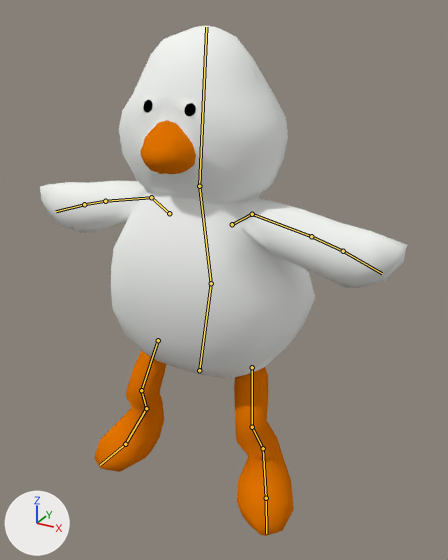
Renders of the Blender file Assets/Blender Models/Ducks/topping.blend from each side of a commit.
Both versions are drawn from a 50 mm lens placed at (1.2, -1.84, 2.02), pointed at (0.06, 0.25, 0.98). Every picture has the same lights, and +X, +Y and +Z are marked at lower left. The bones that bend it are drawn over the model as lines.
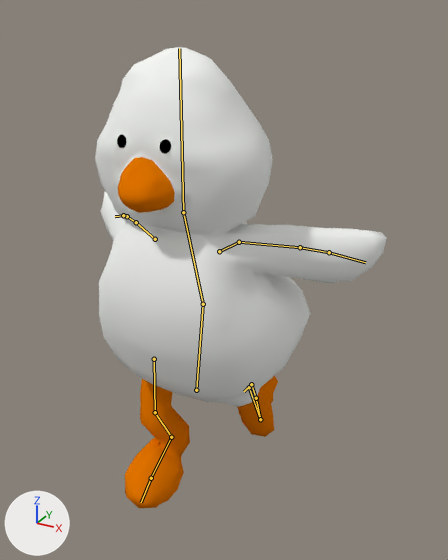
The newer file adds an action. The first version stands in its rest pose; the second is drawn at frame 30 of the action 'Run'.

Scene script edits in JSON lines:
```json
{"block": "bone_hip", "where": "bone_hip = bpy.data.objects['Armature'].pose.bones['Hip']"}
{"op": "set", "path": "bone_hip.location", "old": "(0.0, 0.0, 0.0)", "new": "(0.015, -0.075, 0.034)"}
{"op": "set", "path": "bone_hip.rotation_quaternion", "old": "(1.0, 0.0, 0.0, 0.0)", "new": "(0.998, 0.055, 0.0, 0.0)", "note": "degrees (0, 0, 0) -> degrees (6, 0, 0)"}
{"block": "bone_upper_arm_l", "where": "bone_upper_arm_l = bpy.data.objects['Armature'].pose.bones['Upper Arm.L']  # child of 'Shoulder.L'"}
{"op": "set", "path": "bone_upper_arm_l.rotation_quaternion", "old": "(1.0, 0.0, 0.0, 0.0)", "new": "(0.927, -0.366, -0.074, -0.042)", "note": "degrees (0, 0, 0) -> degrees (-43, -10, -1)"}
{"block": "bone_upper_arm_r", "where": "bone_upper_arm_r = bpy.data.objects['Armature'].pose.bones['Upper Arm.R']  # child of 'Shoulder.R'"}
{"op": "set", "path": "bone_upper_arm_r.rotation_quaternion", "old": "(1.0, 0.0, 0.0, 0.0)", "new": "(0.931, -0.356, 0.072, 0.04)", "note": "degrees (0, 0, 0) -> degrees (-42, 9, 1)"}
{"block": "bone_leg_ik_l", "where": "bone_leg_ik_l = bpy.data.objects['Armature'].pose.bones['Leg IK.L']"}
{"op": "set", "path": "bone_leg_ik_l.location", "old": "(0.0, 0.0, 0.0)", "new": "(-0.038, 0.214, 0.147)"}
{"op": "set", "path": "bone_leg_ik_l.rotation_quaternion", "old": "(1.0, 0.0, 0.0, 0.0)", "new": "(0.579, 0.609, -0.036, -0.541)", "note": "degrees (0, 0, 0) -> degrees (71, 38, -58)"}
{"block": "bone_leg_ik_r", "where": "bone_leg_ik_r = bpy.data.objects['Armature'].pose.bones['Leg IK.R']"}
{"op": "set", "path": "bone_leg_ik_r.location", "old": "(0.0, 0.0, 0.0)", "new": "(0.175, -0.047, 0.068)"}
{"op": "set", "path": "bone_leg_ik_r.rotation_quaternion", "old": "(1.0, 0.0, 0.0, 0.0)", "new": "(0.882, -0.308, 0.355, -0.014)", "note": "degrees (0, 0, 0) -> degrees (-45, 38, -18)"}
```

What differs and where, as boxes (x1, y1, x2, y2) in the pictures (448 x 560 px):
```json
{"object": "Cube", "change": "posed", "before": [40, 25, 408, 536], "after": [95, 47, 387, 508], "on screen": "21% narrower, 10% shorter"}
{"bone": "Hip", "before": "(199, 370) to (211, 283)", "after": "(196, 390) to (203, 304)"}
{"bone": "Upper Arm.L", "before": "(252, 214) to (311, 236)", "after": "(239, 242) to (300, 247)"}
{"bone": "Upper Arm.R", "before": "(151, 197) to (105, 201)", "after": "(136, 222) to (127, 216)"}
```
